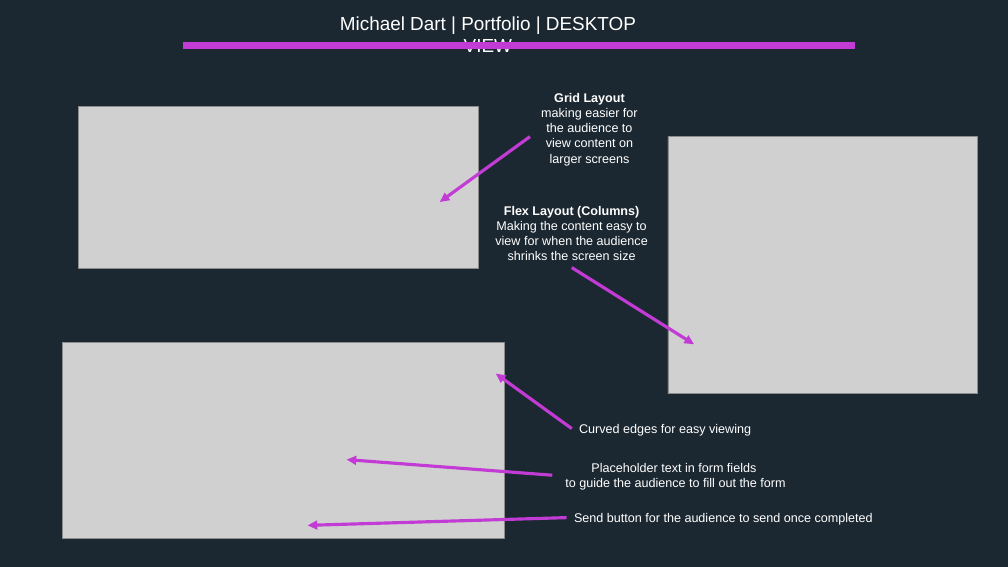
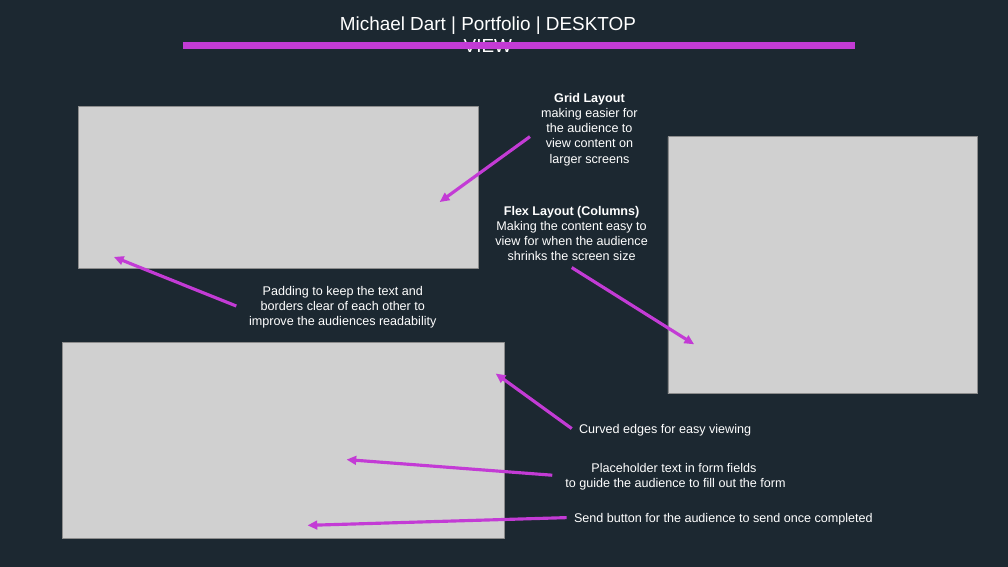
Before and after one commit to mdart86/Portfolio_Website, a slide deck: slide 9 of Michael-Dart_T1A2 Slidedeck.pptx. Drawn at 1008x567 pixels with LibreOffice and Linux fonts; fonts in the diff are those of the drawing; grey boxes stand for pictures. Boxes give left, top, right and bottom in pixels: in the first picture for what was removed or moved away, otherwise in the second. Text is boxed around its words. In the diff, an @@ line names an element or a change of style, - is before the commit and + after.

```diff
--- a/Michael-Dart_T1A2 Slidedeck.pptx
+++ b/Michael-Dart_T1A2 Slidedeck.pptx
@@ arrow added from (237, 306) to (114, 257), #C33BD5 3 pt @@
@@ text added at bbox=[249, 286, 436, 328], 12 pt, text #FFFFFF @@
+Padding to keep the text and borders clear of each other to improve the audiences readability
```
Also in this commit, not shown: 8 other slides changed, 2 other files.
